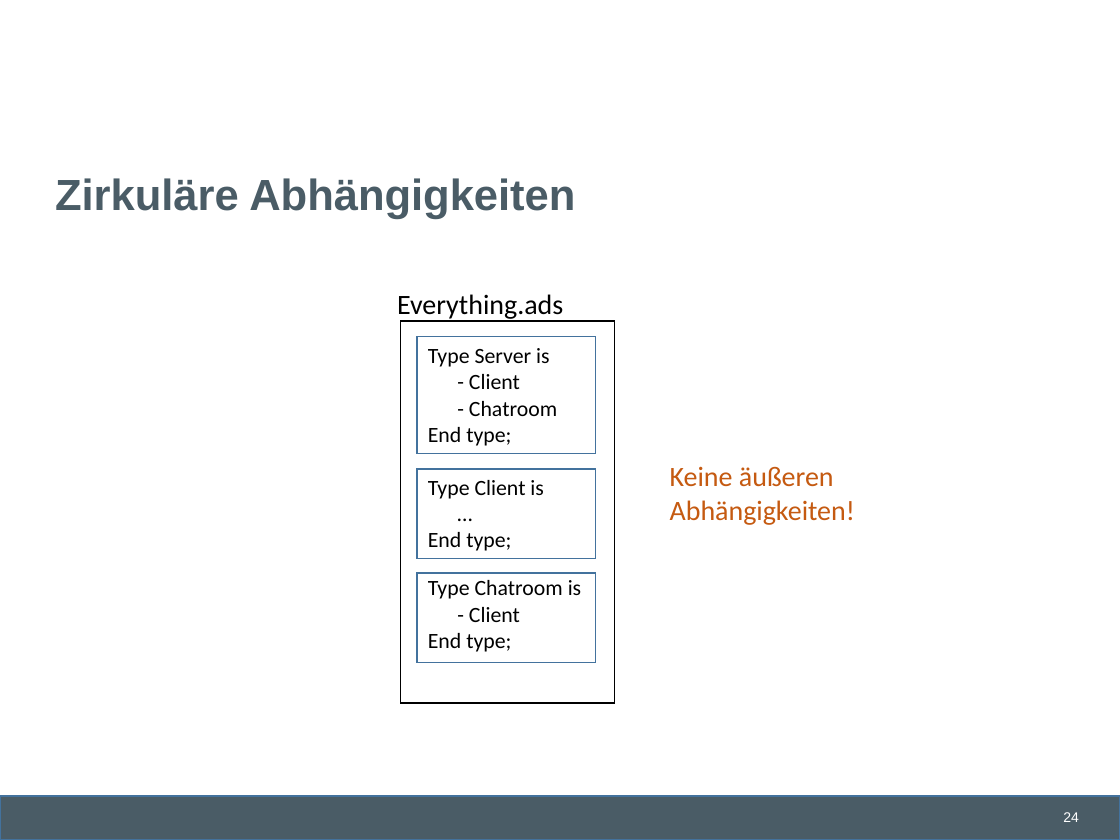
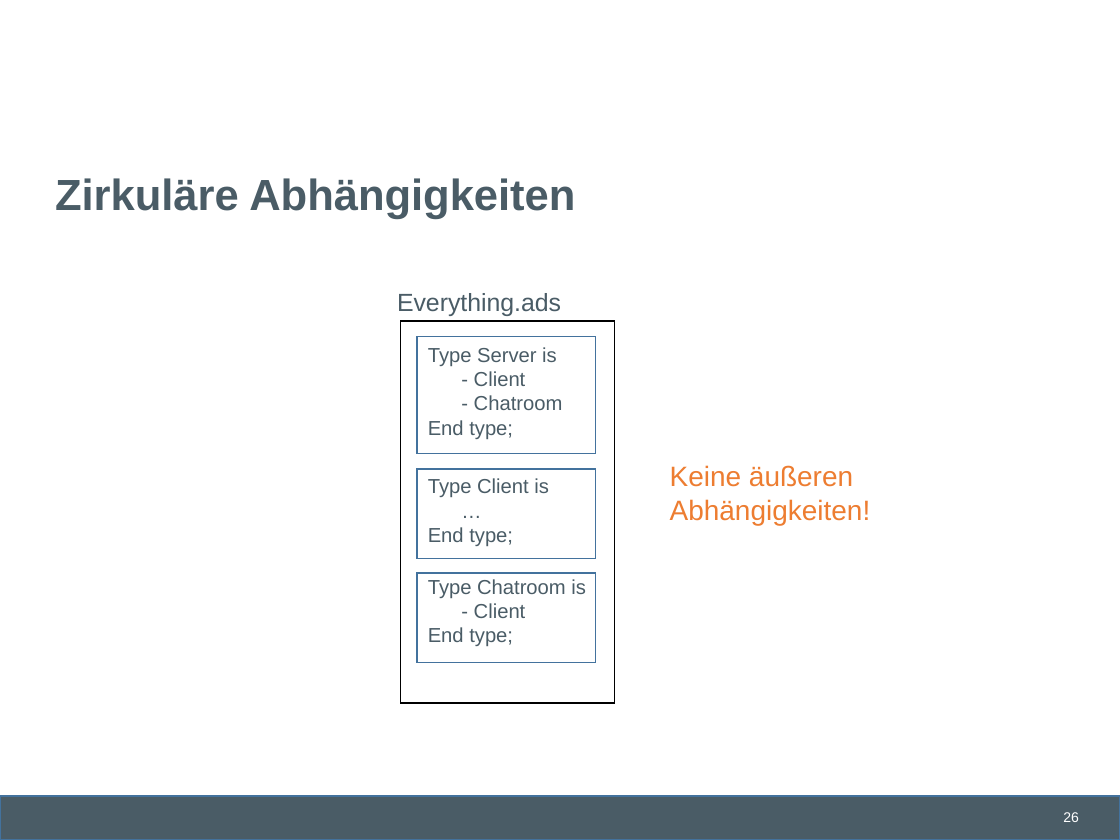
Before and after one commit to lschmischke/ADAChat, a slide deck: slide 26 of documentation/Ada Chat.pptx (slide 24 before the commit). Drawn at 1120x840 pixels with LibreOffice and Linux fonts; fonts in the diff are those of the drawing; background and template pictures are left out. Boxes give left, top, right and bottom in pixels: in the first picture for what was removed or moved away, otherwise in the second. Text is boxed around its words. In the diff, an @@ line names an element or a change of style, - is before the commit and + after.

```diff
--- a/documentation/Ada Chat.pptx
+++ b/documentation/Ada Chat.pptx
@@ text "Everything.ads" at (397, 293, 561, 316): size 18 to 16 pt, font Calibri to Arial, text colour #000000 to #4A5C66 @@
@@ size 14 to 13 pt, font Calibri to Arial, text colour #000000 to #4A5C66 in 3 elements at (428, 579, 586, 646), (428, 478, 549, 546), (428, 347, 563, 439) @@
@@ text "Keine äußeren Abhängigkeiten!" at (670, 465, 871, 525): font Calibri to Arial, text colour #C55A11 to #ED7D31 @@
@@ page number at (1063, 812, 1079, 822): text changed @@
-24
+26
```
Also in this commit, not shown: 21 other slides changed, 4 slides added, 1 slide removed.
